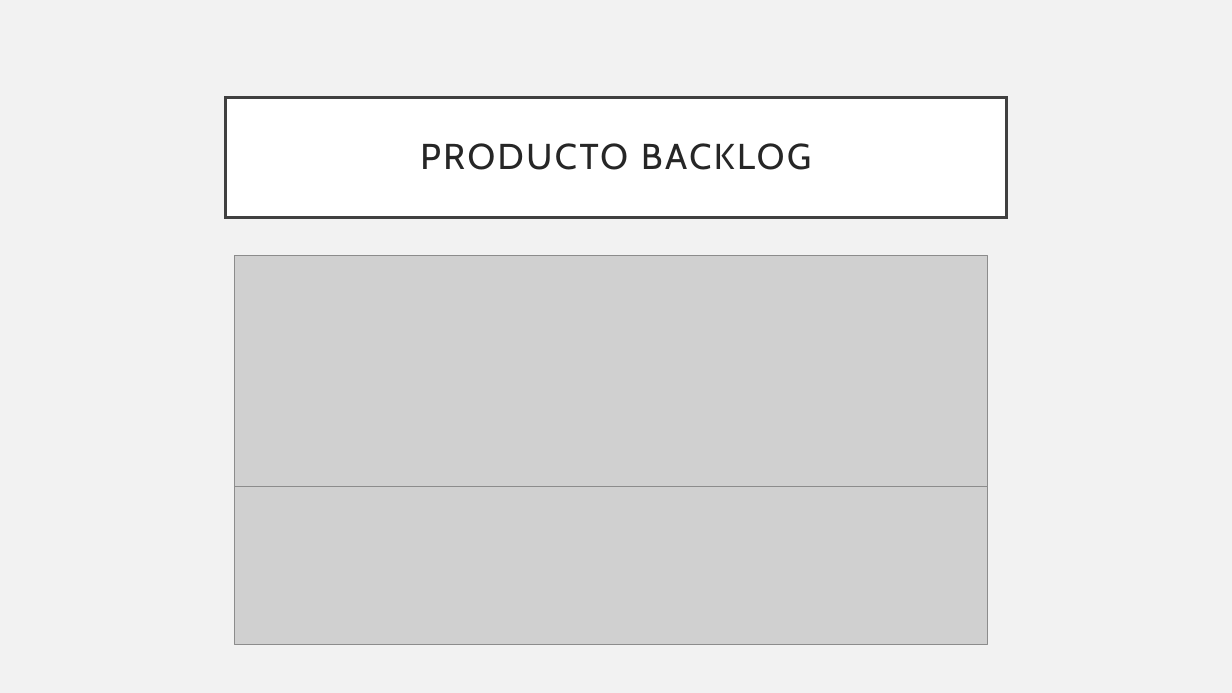
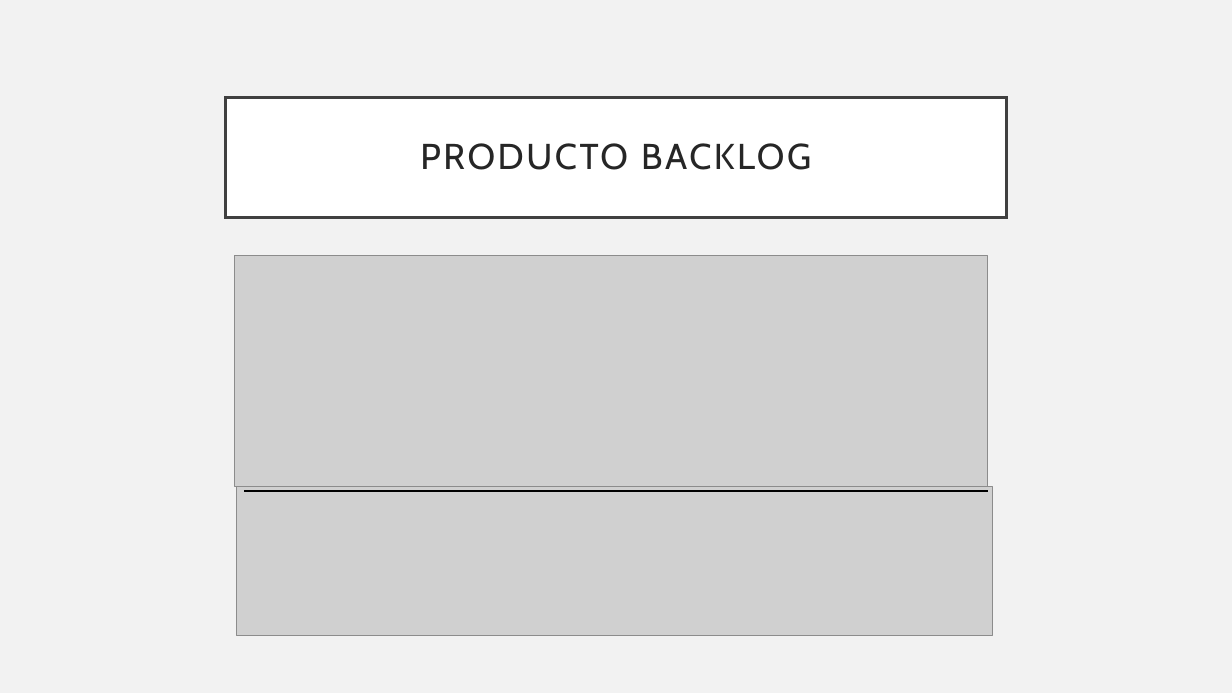
Before and after one commit to AdrianCAmes/SoccerMatch, a slide deck: slide 12 of SOCCERMATCH.pptx. Drawn at 1232x693 pixels with LibreOffice and Linux fonts; fonts in the diff are those of the drawing; grey boxes stand for pictures. Boxes give left, top, right and bottom in pixels: in the first picture for what was removed or moved away, otherwise in the second. Text is boxed around its words. In the diff, an @@ line names an element or a change of style, - is before the commit and + after.

Commit message:
PPT: Actualizacion

```diff
--- a/SOCCERMATCH.pptx
+++ b/SOCCERMATCH.pptx
@@ picture: place and size @@
-picture at <box>235,486,988,645</box>
+picture at <box>237,486,993,636</box>
@@ line added from (244, 491) to (988, 491), #000000 1 pt @@
```
